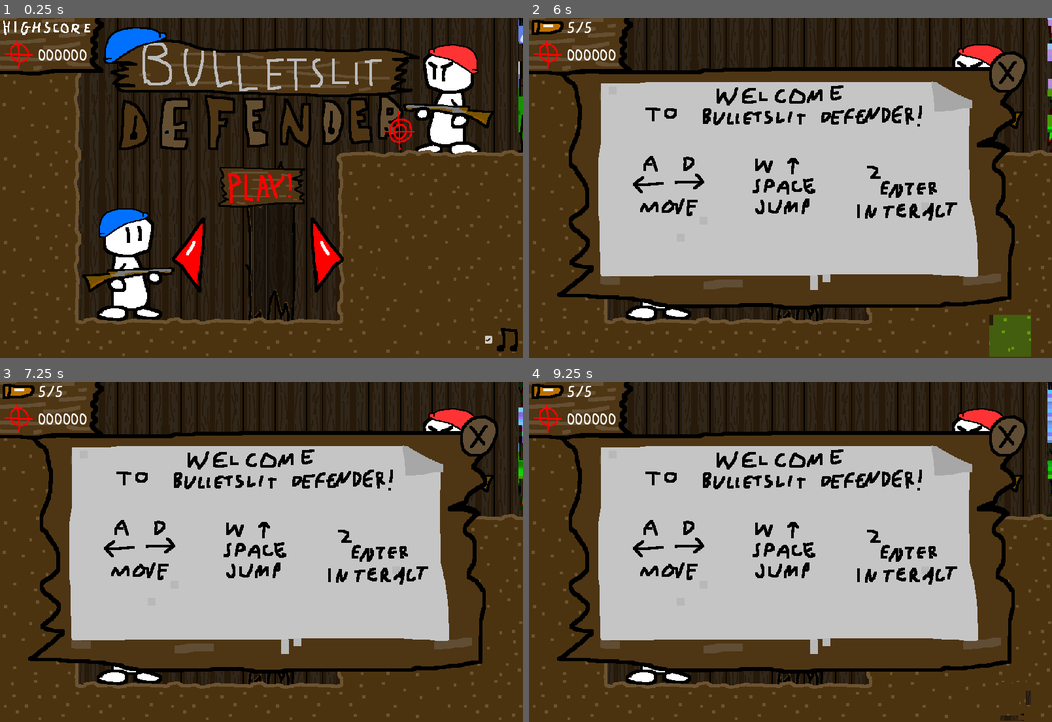
Above: before the commit, frames 1-4 (two rows, left to right).
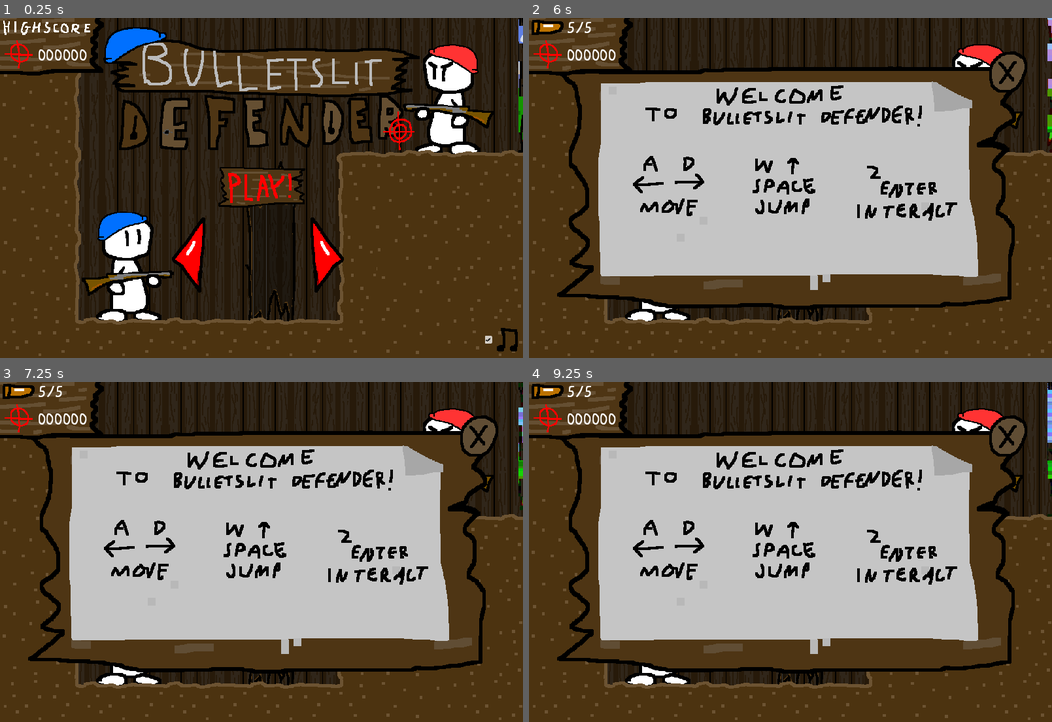
Above: after the commit, the same moments.

Repository: theMathR/Bulletslit-Defender
Game: Godot game, scene res://levels/level1.tscn
Two runs of this game, one before a commit and one after it. Both use one fixed random seed, a clock stepped at 60 frames per second and the inputs below. This scene is started directly instead of the project's main scene.
Inputs (mouse positions are in pixels of both pictures, inside the frame that each line leads up to):
- Up to frame 1 (0.25 s): no input
- Up to frame 2 (6 s): click (790, 188) at 0.5 s; tap Enter (interact) at 1.25, 1.35, 2.1, 2.85, 3.6, 4.35, 5.1, 5.85 s; move the mouse to (978, 103) at 1.27 s; hold D (right) 1.28-2.78 s; click (978, 103) at 1.42 s; tap Up (jump) at 1.52, 2.27, 3.77, 4.52, 5.27 s; move the mouse to (685, 205) at 2.02 s; move the mouse to (842, 113) at 2.77 s; hold Left (left) 2.78-3.53 s; move the mouse to (764, 256) at 3.52 s; hold D (right) 3.53-5.03 s; click (764, 256) at 3.67 s; move the mouse to (947, 239) at 4.27 s; move the mouse to (633, 137) at 5.02 s; hold Left (left) 5.03-5.78 s; move the mouse to (816, 188) at 5.77 s; hold D (right) from 5.78 s (still down); click (816, 188) at 5.92 s
- Up to frame 3 (7.25 s): move the mouse to (183, 467) at 6.52 s; release D (right) at 6.53 s; hold Left (left) from 6.53 s (still down); tap Enter (interact) at 6.6 s; tap Up (jump) at 6.77 s
- Up to frame 4 (9.25 s): move the mouse to (905, 535) at 7.27 s; tap Enter (interact) at 7.35, 8.1, 8.85 s; tap Up (jump) at 7.52, 8.27 s; move the mouse to (685, 569) at 8.02 s; release Left (left) at 8.03 s; hold D (right) from 8.03 s (still down); click (685, 569) at 8.17 s; move the mouse to (842, 477) at 8.77 s

The runs differ from the first frame. In frame 1, 1.5% of the frame differs, in the area x 15-34%, y 55-90%; in frame 2, 1.3%; in frame 3, 0.3%; in frame 4, 0.4%.

Commit message:
Fix TileMapLayer

Diff:
--- a/levels/level1.tscn
+++ b/levels/level1.tscn
@@ -63,15 +63,15 @@
 process_mode = 4
 position = Vector2(-1682, 170)
 
+[node name="Player" parent="." node_paths=PackedStringArray("camera_min", "camera_max") instance=ExtResource("1_6kt47")]
+position = Vector2(2, 19)
+camera_min = NodePath("../Rift2/Cmin2")
+camera_max = NodePath("../Rift2/Cmax2")
+
 [node name="TileMapLayer2" type="TileMapLayer" parent="."]
 tile_map_data = PackedByteArray("AAD//wAAAAACAAAAAAD//wEAAAACAAEAAAAAAAAAAAADAAAAAAAAAAEAAAADAAEAAAABAAAAAAACAAAAAAABAA …(3760 unchanged characters)…
 tile_set = ExtResource("2_5w5vv")
 
-[node name="Player" parent="." node_paths=PackedStringArray("camera_min", "camera_max") instance=ExtResource("1_6kt47")]
-position = Vector2(4, 11)
-camera_min = NodePath("../Rift2/Cmin2")
-camera_max = NodePath("../Rift2/Cmax2")
-
 [node name="Camera2D" type="Camera2D" parent="."]
 position = Vector2(771, -535)
 zoom = Vector2(0.8, 0.8)
--- a/levels/level2.tscn
+++ b/levels/level2.tscn
@@ -142,43 +142,43 @@
 tile_map_data = PackedByteArray("AAANAPz/AAAAAAAAAAANAP3/AAAAAAEAAAAOAPz/AAABAAAAAAAOAP3/AAABAAEAAAANAP7/AAAAAAAAAAANAP …(592 unchanged characters)…
 tile_set = ExtResource("2_sepkx")
 
+[node name="Enemy" parent="Node2D" instance=ExtResource("5_suq4l")]
+position = Vector2(1534, -701)
+scale = Vector2(-1, 1)
+
+[node name="Enemy2" parent="Node2D" instance=ExtResource("5_suq4l")]
+position = Vector2(1418, -405)
+scale = Vector2(-1, 1)
+
+[node name="Enemy5" parent="Node2D" instance=ExtResource("5_suq4l")]
+position = Vector2(1265, -405)
+scale = Vector2(-1, 1)
+
+[node name="Enemy3" parent="Node2D" instance=ExtResource("5_suq4l")]
+position = Vector2(1228, 1108)
+scale = Vector2(-1, 1)
+
+[node name="Enemy4" parent="Node2D" instance=ExtResource("5_suq4l")]
+position = Vector2(830, 2904)
+scale = Vector2(-1, 1)
+
+[node name="Loophole2" parent="Node2D" node_paths=PackedStringArray("camera") instance=ExtResource("3_i857t")]
+position = Vector2(855, 1328)
+camera = NodePath("../Camera2D3")
+
+[node name="Loophole3" parent="Node2D" node_paths=PackedStringArray("camera") instance=ExtResource("3_i857t")]
+position = Vector2(1292, 2348)
+camera = NodePath("../Camera2D2")
+
+[node name="Player" parent="Node2D" node_paths=PackedStringArray("camera_min", "camera_max") instance=ExtResource("3_03top")]
+position = Vector2(280, 22)
+camera_min = NodePath("../Rift/Node2D")
+camera_max = NodePath("../Rift/Node2D2")
+
 [node name="TileMapLayer" type="TileMapLayer" parent="Node2D"]
 position = Vector2(1, 0)
 tile_map_data = PackedByteArray("AAD//wAAAAACAAAAAAD//wEAAAACAAEAAAAAAAAAAAADAAAAAAAAAAEAAAADAAEAAAABAAAAAAACAAAAAAABAA …(8176 unchanged characters)…
 tile_set = ExtResource("2_sepkx")
-
-[node name="Enemy" parent="Node2D" instance=ExtResource("5_suq4l")]
-position = Vector2(1534, -701)
-scale = Vector2(-1, 1)
-
-[node name="Enemy2" parent="Node2D" instance=ExtResource("5_suq4l")]
-position = Vector2(1418, -405)
-scale = Vector2(-1, 1)
-
-[node name="Enemy5" parent="Node2D" instance=ExtResource("5_suq4l")]
-position = Vector2(1265, -405)
-scale = Vector2(-1, 1)
-
-[node name="Enemy3" parent="Node2D" instance=ExtResource("5_suq4l")]
-position = Vector2(1228, 1108)
-scale = Vector2(-1, 1)
-
-[node name="Enemy4" parent="Node2D" instance=ExtResource("5_suq4l")]
-position = Vector2(830, 2904)
-scale = Vector2(-1, 1)
-
-[node name="Loophole2" parent="Node2D" node_paths=PackedStringArray("camera") instance=ExtResource("3_i857t")]
-position = Vector2(855, 1328)
-camera = NodePath("../Camera2D3")
-
-[node name="Loophole3" parent="Node2D" node_paths=PackedStringArray("camera") instance=ExtResource("3_i857t")]
-position = Vector2(1292, 2348)
-camera = NodePath("../Camera2D2")
-
-[node name="Player" parent="Node2D" node_paths=PackedStringArray("camera_min", "camera_max") instance=ExtResource("3_03top")]
-position = Vector2(274, 20)
-camera_min = NodePath("../Rift/Node2D")
-camera_max = NodePath("../Rift/Node2D2")
 
 [node name="Camera2D" type="Camera2D" parent="Node2D"]
 position = Vector2(1481, -595)
--- a/levels/level3.tscn
+++ b/levels/level3.tscn
@@ -219,15 +219,15 @@
 position = Vector2(40, -78)
 shape = SubResource("RectangleShape2D_ynqli")
 
+[node name="Player" parent="." node_paths=PackedStringArray("camera_min", "camera_max") instance=ExtResource("4_3r2hm")]
+position = Vector2(214, 130)
+camera_min = NodePath("../R1/CMAX")
+camera_max = NodePath("../R1/CMIN")
+
 [node name="TileMapLayer3" type="TileMapLayer" parent="."]
 tile_map_data = PackedByteArray("AAAJAAUAAAACAAQAAAAJAAYAAAACAAUAAAAKAAUAAAADAAQAAAAKAAYAAAADAAUAAAALAAUAAAACAAAAAAALAA …(16096 unchanged characters)…
 tile_set = ExtResource("3_h14wk")
 
-[node name="Player" parent="." node_paths=PackedStringArray("camera_min", "camera_max") instance=ExtResource("4_3r2hm")]
-position = Vector2(214, 120)
-camera_min = NodePath("../R1/CMAX")
-camera_max = NodePath("../R1/CMIN")
-
 [node name="C1" type="Camera2D" parent="."]
 position = Vector2(619, -15)
 zoom = Vector2(0.8, 0.8)
--- a/levels/level4.tscn
+++ b/levels/level4.tscn
@@ -190,7 +190,7 @@
 camera_max = NodePath("../CMAX")
 
 [node name="Player" parent="." node_paths=PackedStringArray("camera_min", "camera_max") instance=ExtResource("2_4ljqr")]
-position = Vector2(-167, 3113)
+position = Vector2(-171, 3125)
 camera_min = NodePath("../R2/CMIN")
 camera_max = NodePath("../R2/CMAX")
 
--- a/levels/level5.tscn
+++ b/levels/level5.tscn
@@ -156,14 +156,14 @@
 process_mode = 4
 position = Vector2(3095, 1724)
 
+[node name="Player" parent="." node_paths=PackedStringArray("camera_min", "camera_max") instance=ExtResource("9_7knn0")]
+position = Vector2(-62, -777)
+camera_min = NodePath("../R1/CMIN")
+camera_max = NodePath("../R1/CMAX")
+
 [node name="TileMapLayer2" type="TileMapLayer" parent="."]
 tile_map_data = PackedByteArray("AAAdAP//AAADAAAAAFAdAAAAAAADAAQAAAAeAAAAAAACAAAAAAAfAAAAAAADAAAAAAAgAAAAAAACAAAAAAAhAA …(12704 unchanged characters)…
 tile_set = ExtResource("2_fbn8c")
-
-[node name="Player" parent="." node_paths=PackedStringArray("camera_min", "camera_max") instance=ExtResource("9_7knn0")]
-position = Vector2(-62, -790)
-camera_min = NodePath("../R1/CMIN")
-camera_max = NodePath("../R1/CMAX")
 
 [node name="C1" type="Camera2D" parent="."]
 position = Vector2(4312, -394)
--- a/levels/level6.tscn
+++ b/levels/level6.tscn
@@ -374,6 +374,7 @@
 target_scene = ExtResource("4_ngd02")
 
 [node name="Player" parent="." node_paths=PackedStringArray("camera_min", "camera_max") instance=ExtResource("3_ee227")]
+position = Vector2(1, 23)
 camera_min = NodePath("../R1/CMIN")
 camera_max = NodePath("../R1/CMAX")
 
Not shown: 1 places in levels/level7.tscn that only renumber resources
